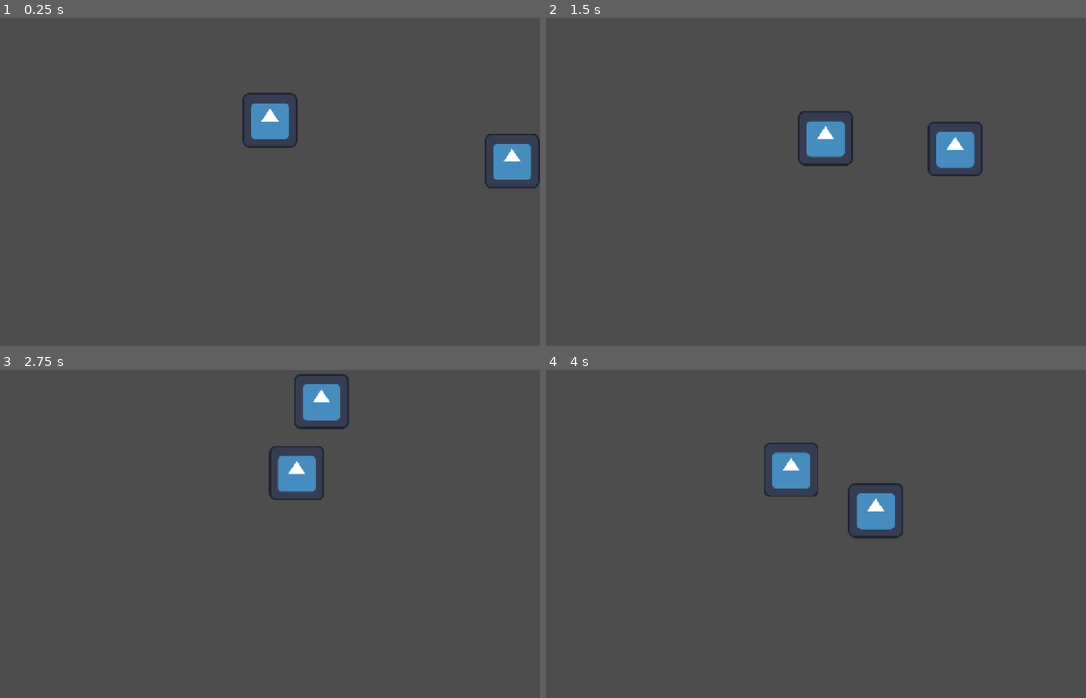
Above: before the commit, frames 1-4 (two rows, left to right).
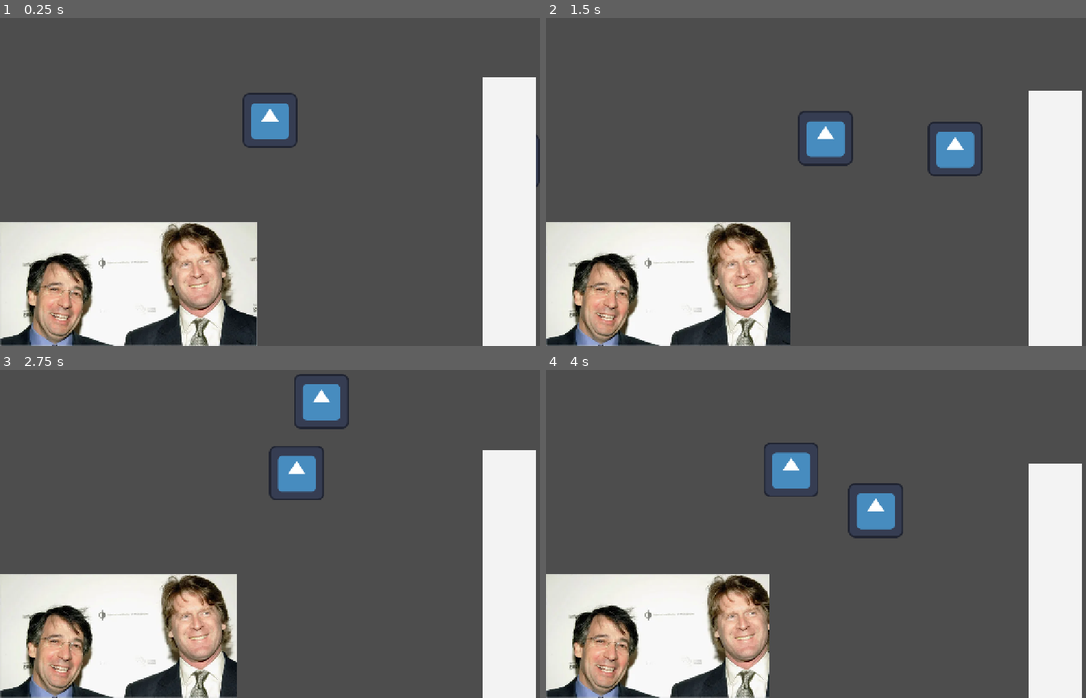
Above: after the commit, the same moments.

Repository: atlanticbomber/CranberryJam_Skeleton-fight
Game: Godot game, scene res://Scenes/temp.tscn
Two runs of this game, one before a commit and one after it. Both use one fixed random seed, a clock stepped at 60 frames per second and the inputs below. This scene is started directly instead of the project's main scene. The engine's default icon, where the game draws it, is replaced by a stand-in: a white triangle on a blue panel in a dark square.
Inputs:
- Up to frame 1 (0.25 s): no input
- Up to frame 2 (1.5 s): tap Enter (ui_accept) at 0.5, 0.6, 0.77, 1.07, 1.35 s; hold D (right) 0.53-1.28 s; hold S (down) from 1.28 s (still down)
- Up to frame 3 (2.75 s): tap Enter (ui_accept) at 1.52, 1.82, 2.1 s; release S (down) at 2.03 s; hold D (right) from 2.03 s (still down)
- Up to frame 4 (4 s): release D (right) at 2.78 s; hold W (up) 2.78-3.53 s; tap Enter (ui_accept) at 2.85, 3.02, 3.32, 3.6, 3.77 s; hold A (left) from 3.53 s (still down)

The runs differ from the first frame. In frame 1, 26% of the frame differs, in the area x 0-100%, y 18-100%; in frame 2, 24%; in frame 3, 24%; in frame 4, 22%.

Commit message:
Health and Demeter Bar

Diff:
--- /dev/null
+++ b/the-legend-of-sir-skelebones/STATS.gd
@@ -0,0 +1,5 @@
+extends Node
+
+var PlayerHP: float = 100.0
+var Demeter: float = 100.0
+#signal PlayerHPChange(value:float)
--- /dev/null
+++ b/the-legend-of-sir-skelebones/Scenes/game_ui.tscn
@@ -0,0 +1,50 @@
+[gd_scene format=3 uid="uid://cax1c2xwd5jge"]
+
+[ext_resource type="Texture2D" uid="uid://dsx7skilbkojs" path="res://Sprites/26getty.600.webp" id="1_gek4i"]
+[ext_resource type="Script" uid="uid://brtbvvs3hvk6y" path="res://Scripts/game_ui.gd" id="1_xjnnq"]
+[ext_resource type="Texture2D" uid="uid://b4rnt26mmj1ck" path="res://Sprites/Demeter.png" id="2_bw2rt"]
+
+[node name="GameUI" type="Control" unique_id=2109985960]
+layout_mode = 3
+anchors_preset = 15
+anchor_right = 1.0
+anchor_bottom = 1.0
+grow_horizontal = 2
+grow_vertical = 2
+script = ExtResource("1_xjnnq")
+
+[node name="Slots" type="HBoxContainer" parent="." unique_id=1450178203]
+layout_mode = 1
+anchors_preset = 2
+anchor_top = 1.0
+anchor_bottom = 1.0
+offset_top = -40.0
+offset_right = 40.0
+grow_vertical = 0
+
+[node name="Health" type="TextureProgressBar" parent="." unique_id=1900385450]
+layout_mode = 1
+anchors_preset = 2
+anchor_top = 1.0
+anchor_bottom = 1.0
+offset_top = -290.0
+offset_right = 600.0
+grow_vertical = 0
+value = 100.0
+texture_progress = ExtResource("1_gek4i")
+
+[node name="Demeter" type="TextureProgressBar" parent="." unique_id=936041329]
+layout_mode = 1
+anchors_preset = 3
+anchor_left = 1.0
+anchor_top = 1.0
+anchor_right = 1.0
+anchor_bottom = 1.0
+offset_left = -135.0
+offset_top = -630.0
+offset_right = -10.0
+grow_horizontal = 0
+grow_vertical = 0
+value = 100.0
+fill_mode = 3
+texture_progress = ExtResource("2_bw2rt")
--- a/the-legend-of-sir-skelebones/Scenes/temp.tscn
+++ b/the-legend-of-sir-skelebones/Scenes/temp.tscn
@@ -2,6 +2,7 @@
 
 [ext_resource type="Texture2D" uid="uid://ckxqyruq7xd7r" path="res://icon.svg" id="1_30vue"]
 [ext_resource type="PackedScene" uid="uid://c55kltgk0j6d5" path="res://Scenes/skelebro.tscn" id="2_0pn8h"]
+[ext_resource type="PackedScene" uid="uid://cax1c2xwd5jge" path="res://Scenes/game_ui.tscn" id="3_0pn8h"]
 
 [node name="Temp" type="Node2D" unique_id=1692386343]
 
@@ -11,3 +12,7 @@
 
 [node name="Skelebro" parent="." unique_id=1998396607 instance=ExtResource("2_0pn8h")]
 position = Vector2(77, 117)
+
+[node name="CanvasLayer" type="CanvasLayer" parent="." unique_id=358148407]
+
+[node name="GameUI" parent="CanvasLayer" unique_id=2109985960 instance=ExtResource("3_0pn8h")]
--- a/the-legend-of-sir-skelebones/Scripts/Skelebro.gd
+++ b/the-legend-of-sir-skelebones/Scripts/Skelebro.gd
@@ -13,3 +13,8 @@
 		velocity.y = move_toward(velocity.y, 0, SPEED)
 
 	move_and_slide()
+
+func _unhandled_key_input(_event: InputEvent) -> void:
+	if Input.is_action_just_pressed("ui_accept"):
+		Stats.PlayerHP -= 1
+		Stats.Demeter -= 1
--- /dev/null
+++ b/the-legend-of-sir-skelebones/Scripts/game_ui.gd
@@ -0,0 +1,14 @@
+extends Control
+
+@onready var HealthBar: TextureProgressBar = $Health
+@onready var Demeter: TextureProgressBar =  $Demeter
+
+func _ready() -> void:
+	#connect("PlayerHPChange",HealthBarChange)
+	pass
+func _process(_delta: float) -> void:
+	Demeter.value = Stats.Demeter
+	HealthBar.value = Stats.PlayerHP
+
+#func HealthBarChange(value: float):
+	#HealthBar.value = Stats.PlayerHP
--- a/the-legend-of-sir-skelebones/project.godot
+++ b/the-legend-of-sir-skelebones/project.godot
@@ -14,6 +14,10 @@
 run/main_scene="res://Scenes/skelebro.tscn"
 config/features=PackedStringArray("4.7", "Forward Plus")
 config/icon="res://icon.svg"
+
+[autoload]
+
+Stats="*uid://c5sdomiamqmiv"
 
 [display]
 
Not shown, added: the-legend-of-sir-skelebones/STATS.gd.uid
Not shown, added: the-legend-of-sir-skelebones/Scripts/game_ui.gd.uid
Renamed: the-legend-of-sir-skelebones/world.gd -> the-legend-of-sir-skelebones/Scripts/world.gd
Renamed: the-legend-of-sir-skelebones/world.gd.uid -> the-legend-of-sir-skelebones/Scripts/world.gd.uid
Binary file added: the-legend-of-sir-skelebones/Sprites/26getty.600.webp
Not shown, added: the-legend-of-sir-skelebones/Sprites/26getty.600.webp.import
Binary file added: the-legend-of-sir-skelebones/Sprites/Demeter.png
Not shown, added: the-legend-of-sir-skelebones/Sprites/Demeter.png.import
